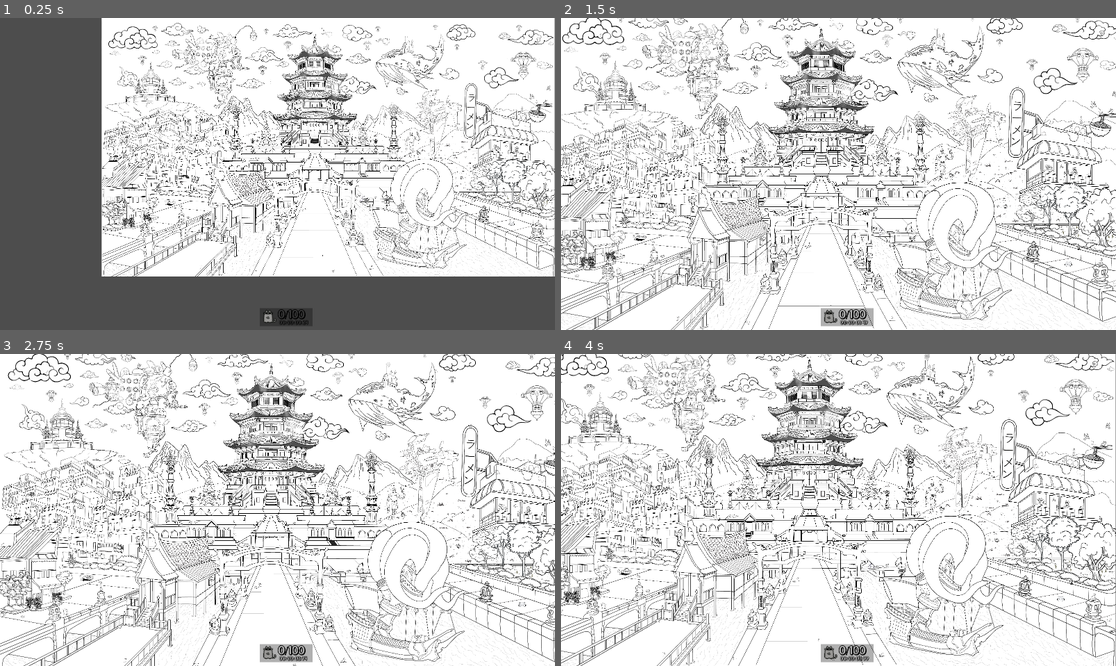
Above: before the commit, frames 1-4 (two rows, left to right).
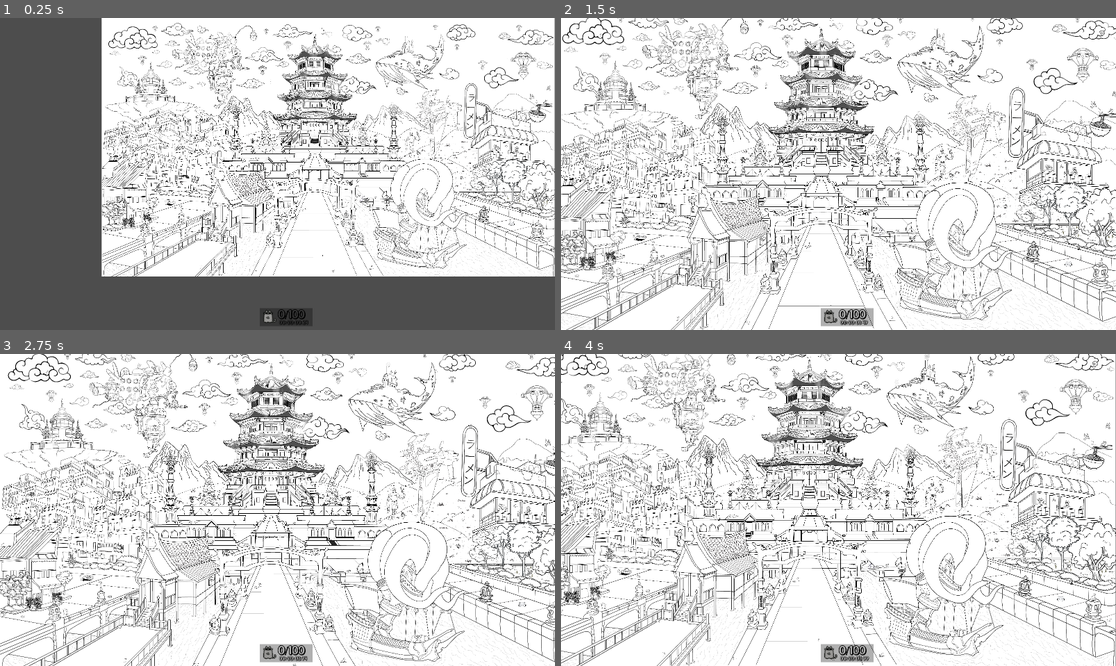
Above: after the commit, the same moments.

Repository: Wpan0n/_HiddenPaws_
Game: Godot game, scene res://scences/MainGame.tscn
Same seed, same stepped clock (60 frames per second), same inputs: the game is played once before the commit and once after it.
Inputs (mouse positions are in pixels of both pictures, inside the frame that each line leads up to):
- Up to frame 1 (0.25 s): no input
- Up to frame 2 (1.5 s): move the mouse to (960, 158) at 0.52 s; click (960, 158) at 0.67 s; drag from (727, 189) to (810, 236) at 1.27 s
- Up to frame 3 (2.75 s): move the mouse to (333, 441) at 2.02 s; click (333, 441) at 2.17 s
- Up to frame 4 (4 s): drag from (810, 572) to (672, 463) at 2.77 s; move the mouse to (1005, 556) at 3.52 s; click (1005, 556) at 3.67 s

The runs differ from the first frame. In frame 1, less than 0.1% of the frame differs, in the area x 20-98%, y 2-31%; in frame 2, 1.3%; in frame 3, 1.6%, in the area x 1-100%, y 0-36%; in frame 4, 1.5%.

Commit message:
Update MainGame.tscn

Diff:
--- a/scences/MainGame.tscn
+++ b/scences/MainGame.tscn
@@ -125,11 +125,17 @@
 [sub_resource type="ShaderMaterial" id="ShaderMaterial_ipjb7"]
 shader = ExtResource("108_kkxhd")
 shader_parameter/density = 1.0
-shader_parameter/speed = Vector2(0.004, 0.02)
+shader_parameter/speed = Vector2(-0.004, 0.02)
 shader_parameter/noise_texture = SubResource("NoiseTexture2D_vneeo")
 
 [sub_resource type="Curve" id="Curve_ovdql"]
-_data = [Vector2(0, 0), 0.0, 0.0, 0, 0, Vector2(1, 1), 0.0, 0.0, 0, 0]
+_data = [Vector2(0, 0), 0.0, 0.0, 0, 0, Vector2(1, 0.637424), 0.0, 0.0, 0, 0]
+point_count = 2
+
+[sub_resource type="Curve" id="Curve_tswtp"]
+min_value = -1.0
+max_value = 74.14
+_data = [Vector2(0, 1.49012e-08), 0.0, 0.0, 0, 0, Vector2(1, 1), 0.0, 0.0, 0, 0]
 point_count = 2
 
 [node name="Main Game" type="Node2D"]
@@ -1301,3 +1307,98 @@
 scale_amount_max = 0.1
 scale_amount_curve = SubResource("Curve_ovdql")
 color = Color(0.866667, 0.866667, 0.866667, 0.14902)
+
+[node name="ColorRect" type="ColorRect" parent="."]
+offset_left = 904.0
+offset_top = -1647.0
+offset_right = 1106.0
+offset_bottom = -1568.0
+rotation = -0.523599
+mouse_filter = 1
+
+[node name="ColorRect10" type="ColorRect" parent="."]
+offset_left = 986.0
+offset_top = -1618.0
+offset_right = 1116.0
+offset_bottom = -1597.0
+rotation = -0.523599
+mouse_filter = 1
+
+[node name="Smoke2" type="CPUParticles2D" parent="."]
+position = Vector2(967, -1596)
+amount = 1000
+lifetime = 2.0
+speed_scale = 0.3
+texture = ExtResource("108_6p3bw")
+emission_shape = 2
+emission_sphere_radius = 28.0
+gravity = Vector2(0, -100)
+orbit_velocity_min = -0.2
+orbit_velocity_curve = SubResource("Curve_tswtp")
+scale_amount_min = 0.01
+scale_amount_max = 0.03
+scale_amount_curve = SubResource("Curve_ovdql")
+color = Color(0.866667, 0.866667, 0.866667, 0.14902)
+
+[node name="ColorRect2" type="ColorRect" parent="."]
+offset_left = 1038.0
+offset_top = -1647.0
+offset_right = 1082.0
+offset_bottom = -1620.0
+rotation = -0.523599
+mouse_filter = 1
+
+[node name="ColorRect3" type="ColorRect" parent="."]
+offset_left = 1093.0
+offset_top = -1679.0
+offset_right = 1137.0
+offset_bottom = -1652.0
+rotation = -0.523599
+mouse_filter = 1
+
+[node name="ColorRect5" type="ColorRect" parent="."]
+offset_left = 1152.0
+offset_top = -1703.0
+offset_right = 1196.0
+offset_bottom = -1676.0
+rotation = -0.523599
+mouse_filter = 1
+
+[node name="ColorRect6" type="ColorRect" parent="."]
+offset_left = 1152.0
+offset_top = -1703.0
+offset_right = 1196.0
+offset_bottom = -1676.0
+rotation = -0.523599
+mouse_filter = 1
+
+[node name="ColorRect7" type="ColorRect" parent="."]
+offset_left = 1226.0
+offset_top = -1747.0
+offset_right = 1297.0
+offset_bottom = -1711.0
+mouse_filter = 1
+
+[node name="ColorRect9" type="ColorRect" parent="."]
+offset_left = 1312.0
+offset_top = -1726.0
+offset_right = 1329.0
+offset_bottom = -1697.0
+rotation = 2.35619
+mouse_filter = 1
+
+[node name="ColorRect8" type="ColorRect" parent="."]
+offset_left = 1177.0
+offset_top = -1742.0
+offset_right = 1273.0
+offset_bottom = -1693.0
+rotation = -0.261799
+mouse_filter = 1
+
+[node name="ColorRect4" type="ColorRect" parent="."]
+offset_left = 1093.0
+offset_top = -1709.0
+offset_right = 1232.0
+offset_bottom = -1658.0
+rotation = -0.523599
+mouse_filter = 1
Not shown: 1 places in scences/MainGame.tscn that only renumber resources
